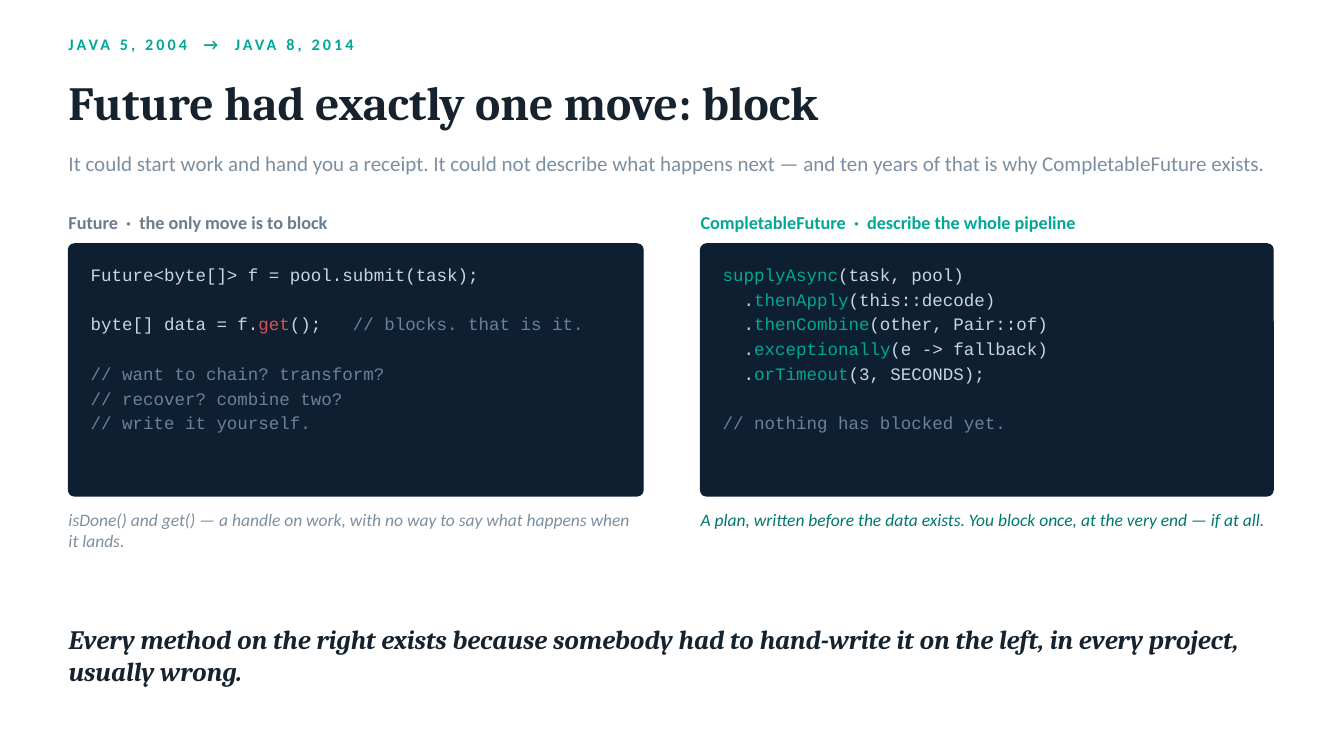
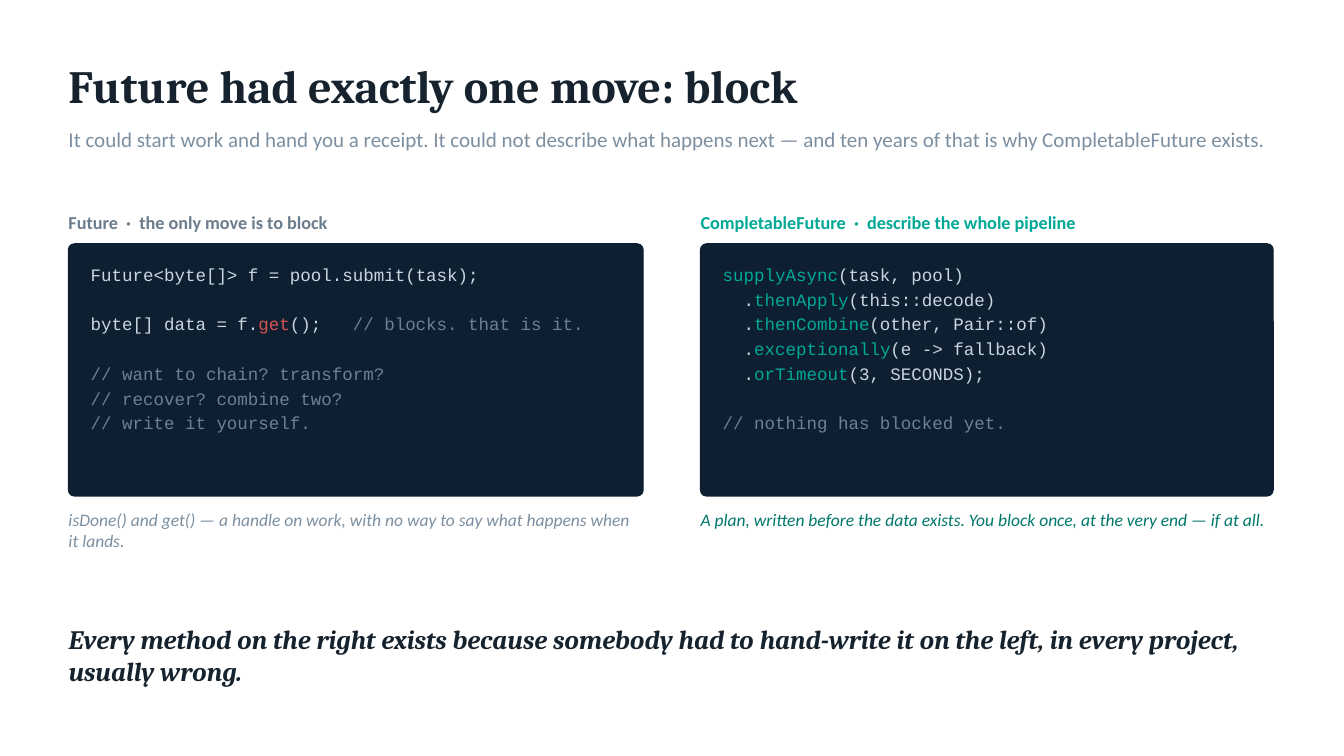
Before and after one commit to techadnank9/completablefuture-demo, a slide deck: slide 4 of CompletableFuture-Presentation.pptx (slide 3 before the commit). Drawn at 1344x756 pixels with LibreOffice and Linux fonts; fonts in the diff are those of the drawing. Boxes give left, top, right and bottom in pixels: in the first picture for what was removed or moved away, otherwise in the second. Text is boxed around its words. In the diff, an @@ line names an element or a change of style, - is before the commit and + after.

```diff
--- a/CompletableFuture-Presentation.pptx
+++ b/CompletableFuture-Presentation.pptx
@@ text "Future had exactly one move: ...": place and size @@
-text "Future had exactly one move: ..." at [68, 87, 818, 131]
+text "Future had exactly one move: ..." at [68, 71, 797, 113]
@@ text "Future had exactly one move: ..." at [68, 71, 797, 113]: size 34 to 33 pt @@
@@ text removed at [68, 39, 294, 50] @@
-JAVA 5, 2004 → JAVA 8, 2014
@@ text "It could start work and ...": place and size @@
-text "It could start work and ..." at [68, 156, 1264, 175]
+text "It could start work and ..." at [68, 132, 1264, 151]
@@ text "It could start work and ..." at [68, 132, 1264, 151]: vertical alignment middle to top @@
```
Also in this commit, not shown: 7 other slides changed, 1 slide added, 2 other files.
